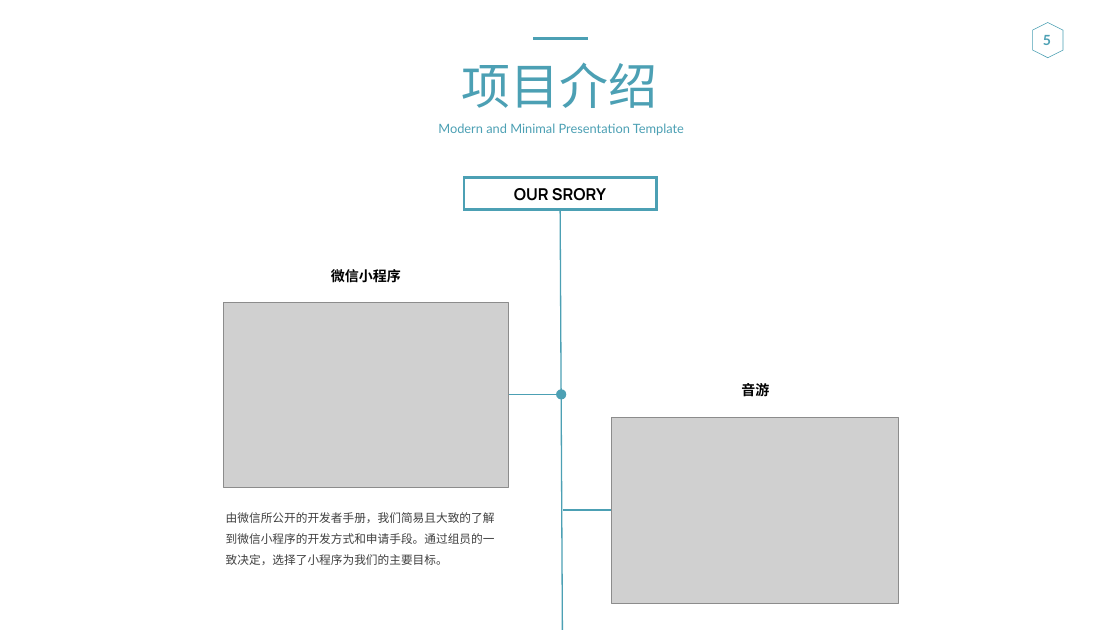
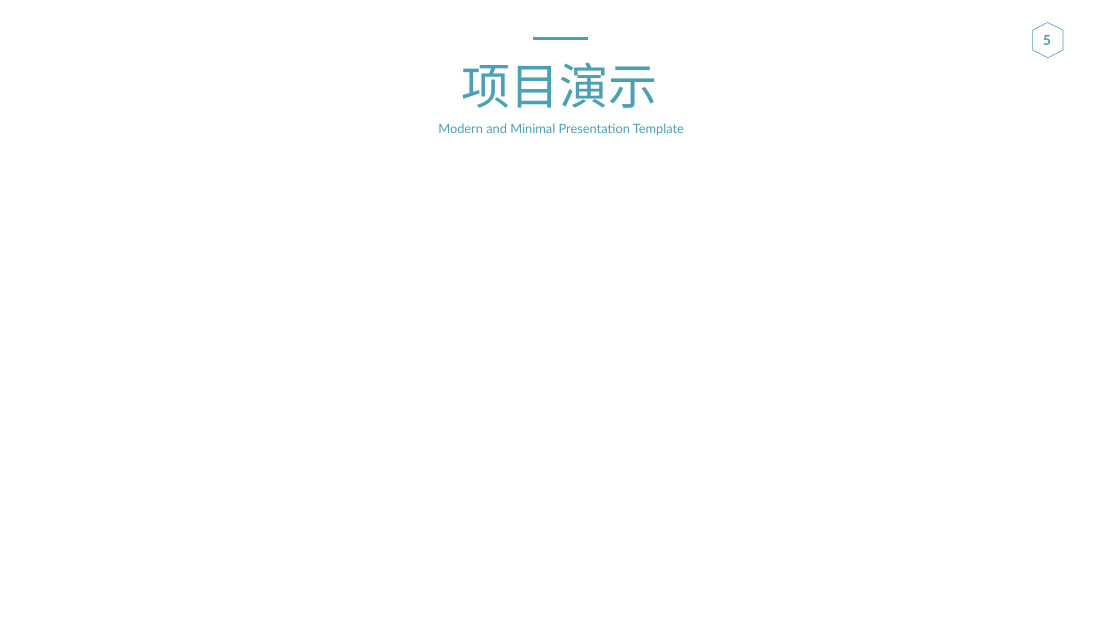
Before and after one commit to ZUCC-MUSICDREAM/start, a slide deck: slide 5 of SE2021-G013-项目计划书/选题ppt.pptx. Drawn at 1120x630 pixels with LibreOffice and Linux fonts; fonts in the diff are those of the drawing; grey boxes stand for pictures. Boxes give left, top, right and bottom in pixels: in the first picture for what was removed or moved away, otherwise in the second. Text is boxed around its words. In the diff, an @@ line names an element or a change of style, - is before the commit and + after.

```diff
--- a/SE2021-G013-项目计划书/选题ppt.pptx
+++ b/SE2021-G013-项目计划书/选题ppt.pptx
@@ text at (462, 62, 658, 108): text changed @@
-项目介绍
+项目演示
@@ rectangle removed at (464, 178, 656, 210) @@
@@ text removed at (514, 188, 606, 201) @@
-OUR SRORY
@@ text removed at (331, 269, 401, 283) @@
-微信小程序
@@ picture removed at (223, 302, 508, 488) @@
@@ text removed at (741, 382, 769, 400) @@
-音游
@@ group removed at (507, 210, 612, 630): 3 lines, 1 ellipse @@
@@ picture removed at (612, 418, 899, 603) @@
@@ text removed at (226, 512, 495, 565) @@
-由微信所公开的开发者手册，我们简易且大致的了解到微信小程序的开发方式和申请手段。通过组员的一致决定，选择了小程序为我们的主要目标。
```
Also in this commit, not shown: 9 other slides changed, 1 slide added, 1 slide removed.
